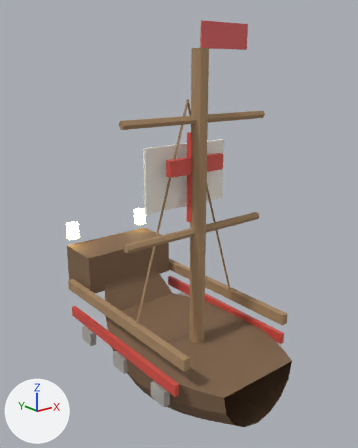
The glTF model godot/games/bastion/art/models/ship_small.glb: old version first, new version second.
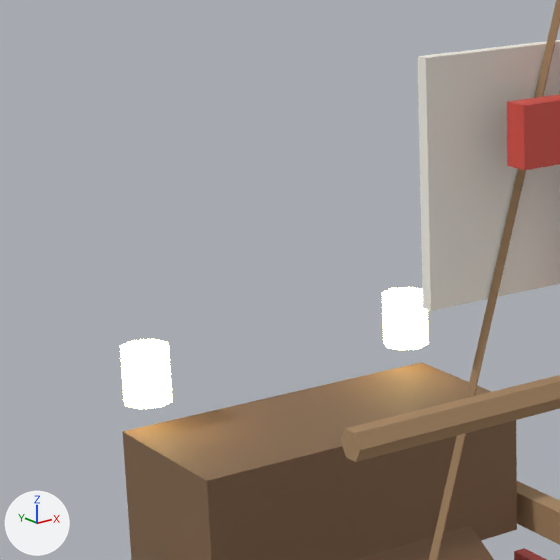
Each version appears first whole from a camera (50 mm lens) standing at (-1.348, -1.756, 1.284) and looking at (0.035, -0.027, 0.592), and next in a close-up on the part from 10% to 50% of the width and 30% to 62% of the height. Every picture has the same lights, and +X, +Y and +Z are marked at lower left. The first two pictures are the older version.

Objects in the first close-up: 'ship_small'.
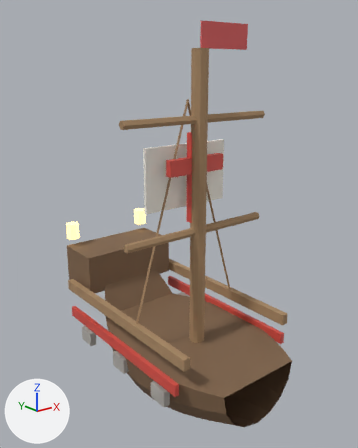
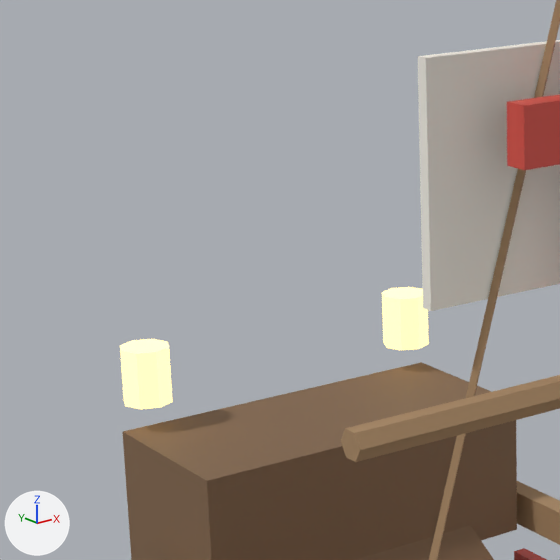
Location of each change, [x1, y1, x2, y2] in pixels of the close-ups (560 x 560 px):
'ship_small', surface changed
    both: [120, 285, 470, 475]

Patch to the scene script:
```diff
--- a/godot/games/bastion/art/models/ship_small.glb.py
+++ b/godot/games/bastion/art/models/ship_small.glb.py
@@ mat_lamp @@
 mat_lamp.emission_color = (1.0, 0.8, 0.35)  # yellow #ffe7a0
-mat_lamp.emission_strength = 6.0
+mat_lamp.emission_strength = 1.2
```
